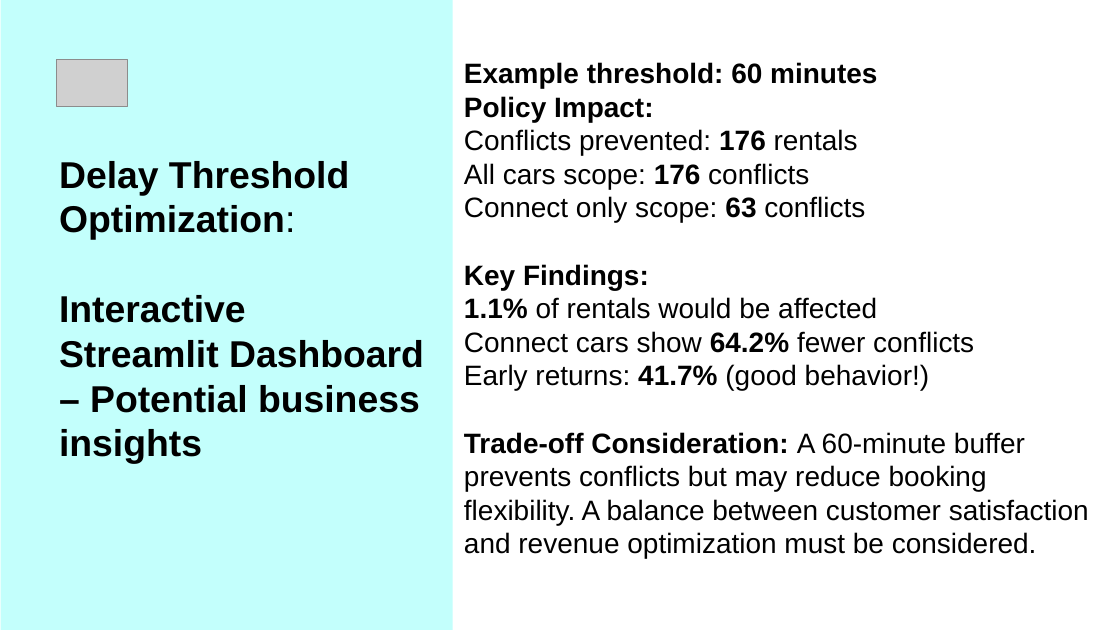
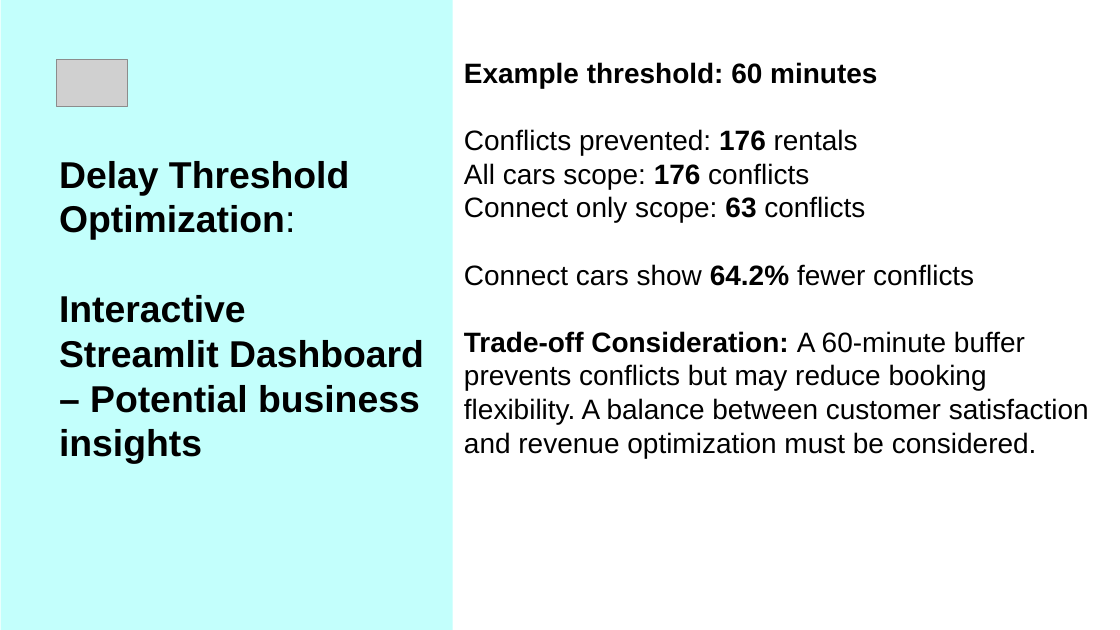
Before and after one commit to AgaHei/getaround-pricing-api, a slide deck: slide 6 of Getaround_Project_AH.pptx. Drawn at 1120x630 pixels with LibreOffice and Linux fonts; fonts in the diff are those of the drawing; grey boxes stand for pictures. Boxes give left, top, right and bottom in pixels: in the first picture for what was removed or moved away, otherwise in the second. Text is boxed around its words. In the diff, an @@ line names an element or a change of style, - is before the commit and + after.

```diff
--- a/Getaround_Project_AH.pptx
+++ b/Getaround_Project_AH.pptx
@@ title at box(464, 62, 1089, 458): text changed @@
-Example threshold: 60 minutes
-Policy Impact:
-Conflicts prevented: 176 rentals
-All cars scope: 176 conflicts
-Connect only scope: 63 conflicts
-Key Findings:
-1.1% of rentals would be affected
-Connect cars show 64.2% fewer conflicts
-Early returns: 41.7% (good behavior!)
-Trade-off Consideration: A 60-minute buffer prevents conflicts but may reduce booking flexibility. A balance between customer satisfaction and revenue optimization must be considered.
+Example threshold: 60 minutes
+Conflicts prevented: 176 rentals
+All cars scope: 176 conflicts
+Connect only scope: 63 conflicts
+Connect cars show 64.2% fewer conflicts
+Trade-off Consideration: A 60-minute buffer prevents conflicts but may reduce booking flexibility. A balance between customer satisfaction and revenue optimization must be considered.
```
Also in this commit, not shown: 3 other slides changed.
